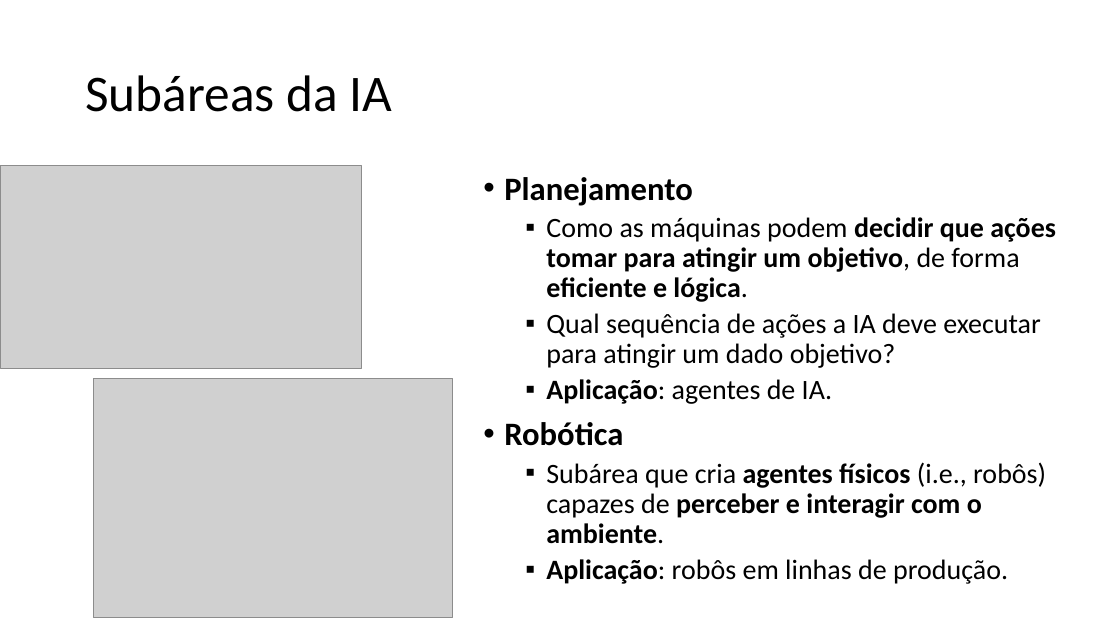
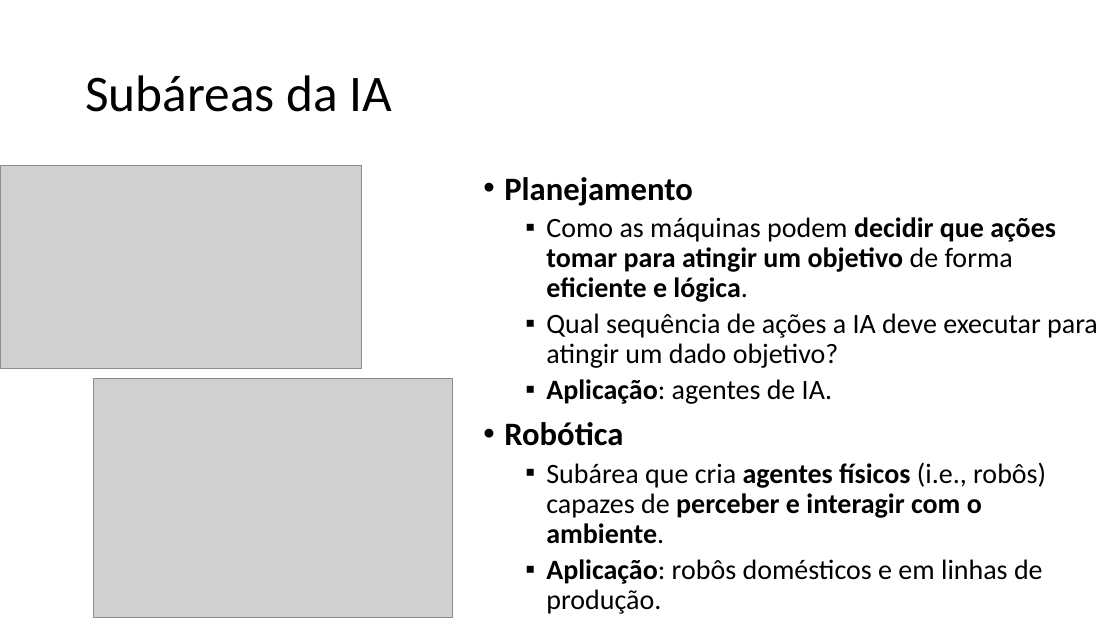
Before and after one commit to zz4fap/c24_inteligencia_artificial, a slide deck: slide 43 of slides/C24_Introdução.pptx (slide 42 before the commit). Drawn at 1120x630 pixels with LibreOffice and Linux fonts; fonts in the diff are those of the drawing; grey boxes stand for pictures. Boxes give left, top, right and bottom in pixels: in the first picture for what was removed or moved away, otherwise in the second. Text is boxed around its words. In the diff, an @@ line names an element or a change of style, - is before the commit and + after.

Commit message:
new slides

```diff
--- a/slides/C24_Introdução.pptx
+++ b/slides/C24_Introdução.pptx
@@ text at [546,217,1056,302]: text changed @@
-  ▪ Como as máquinas podem decidir que ações tomar para atingir um objetivo, de forma eficiente e lógica.
+  ▪ Como as máquinas podem decidir que ações tomar para atingir um objetivo de forma eficiente e lógica.
@@ text at [546,559,1043,614]: text changed @@
-  ▪ Aplicação: robôs em linhas de produção.
+  ▪ Aplicação: robôs domésticos e em linhas de produção.
```
Also in this commit, not shown: 7 other slides changed, 1 slide added, 1 other file.
